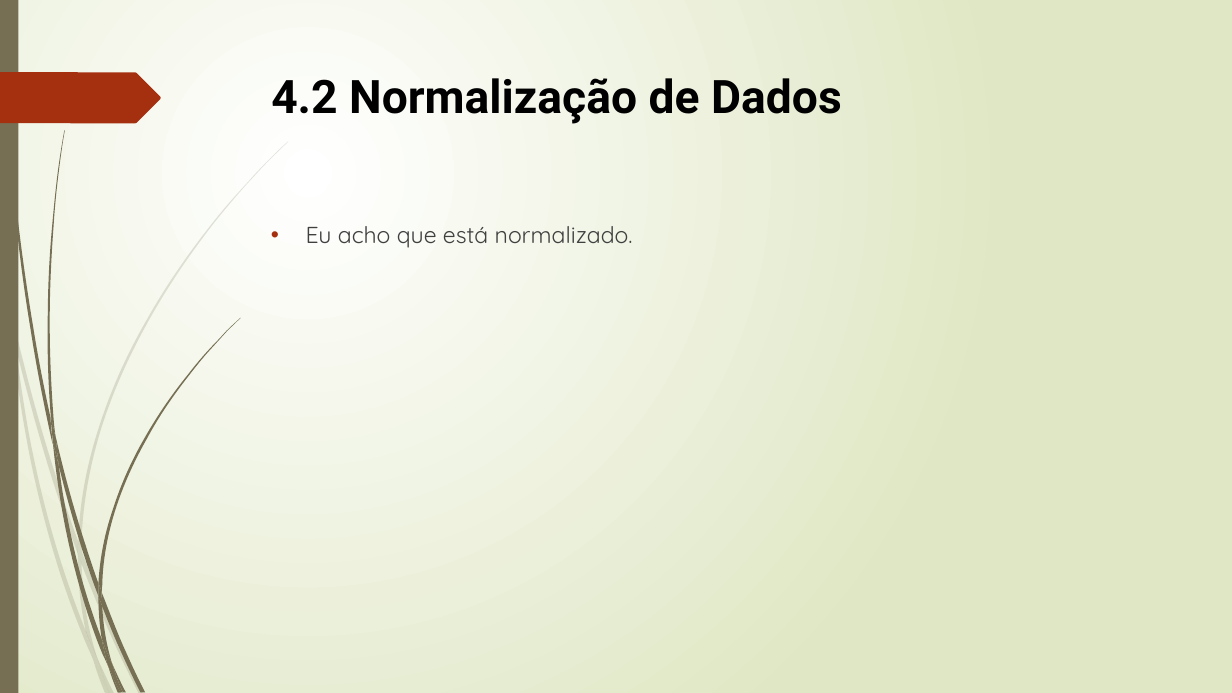
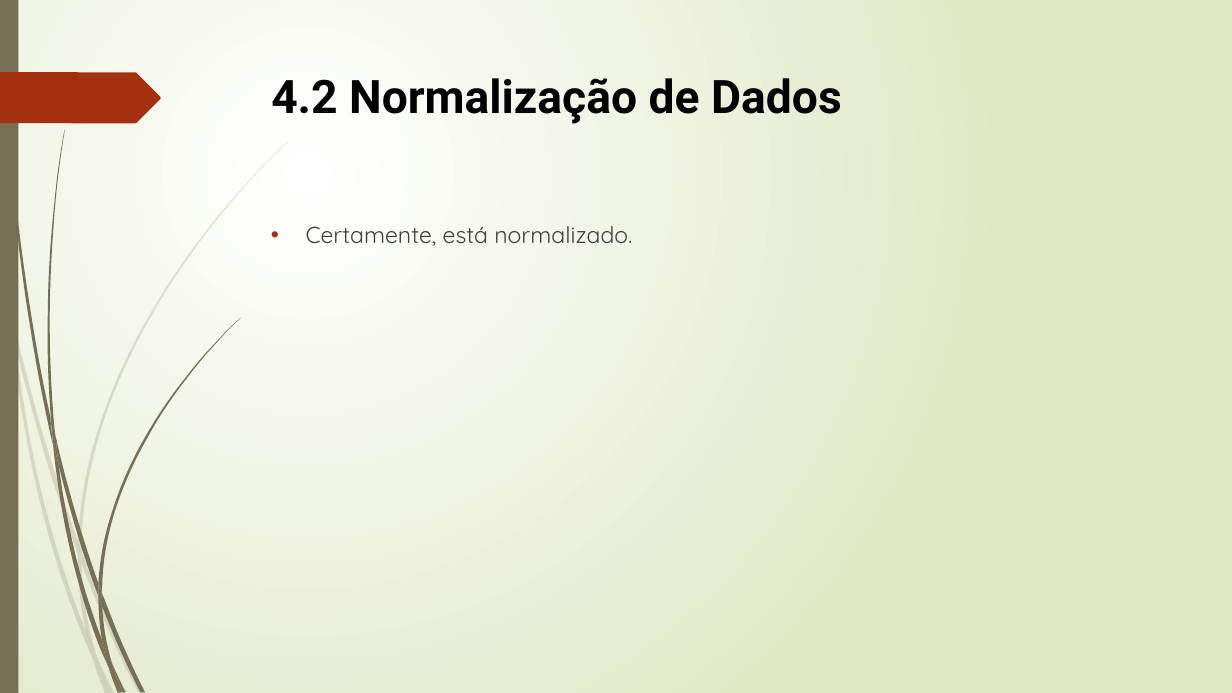
Before and after one commit to Lucenix/BD-TP, a slide deck: slide 41 of Apresentação1.pptx. Drawn at 1232x693 pixels with LibreOffice and Linux fonts; fonts in the diff are those of the drawing. Boxes give left, top, right and bottom in pixels: in the first picture for what was removed or moved away, otherwise in the second. Text is boxed around its words. In the diff, an @@ line names an element or a change of style, - is before the commit and + after.

```diff
--- a/Apresentação1.pptx
+++ b/Apresentação1.pptx
@@ text at <box>306,226,632,246</box>: text changed @@
-• Eu acho que está normalizado.
+• Certamente, está normalizado.
```
Also in this commit, not shown: 1 other slide changed.
